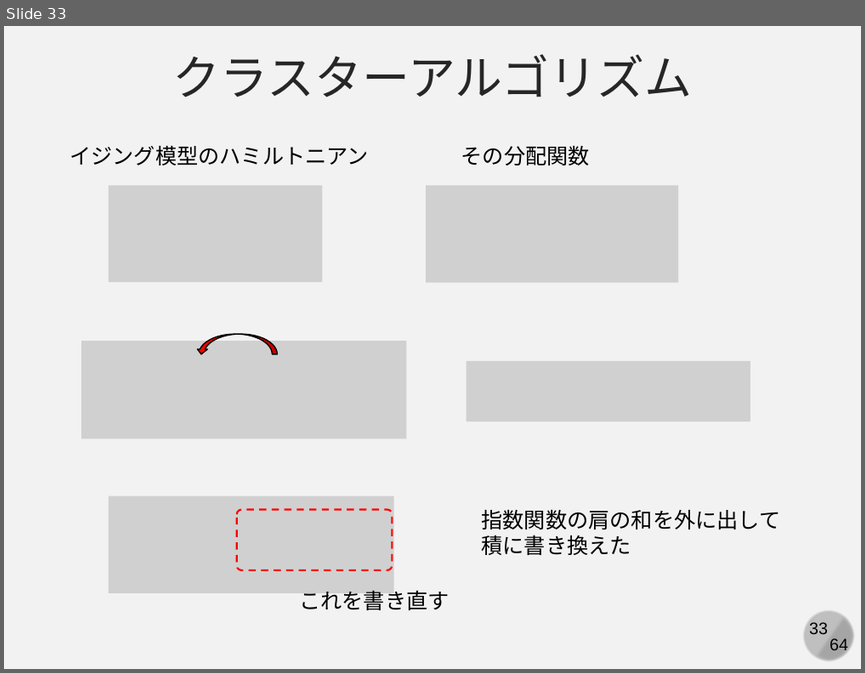
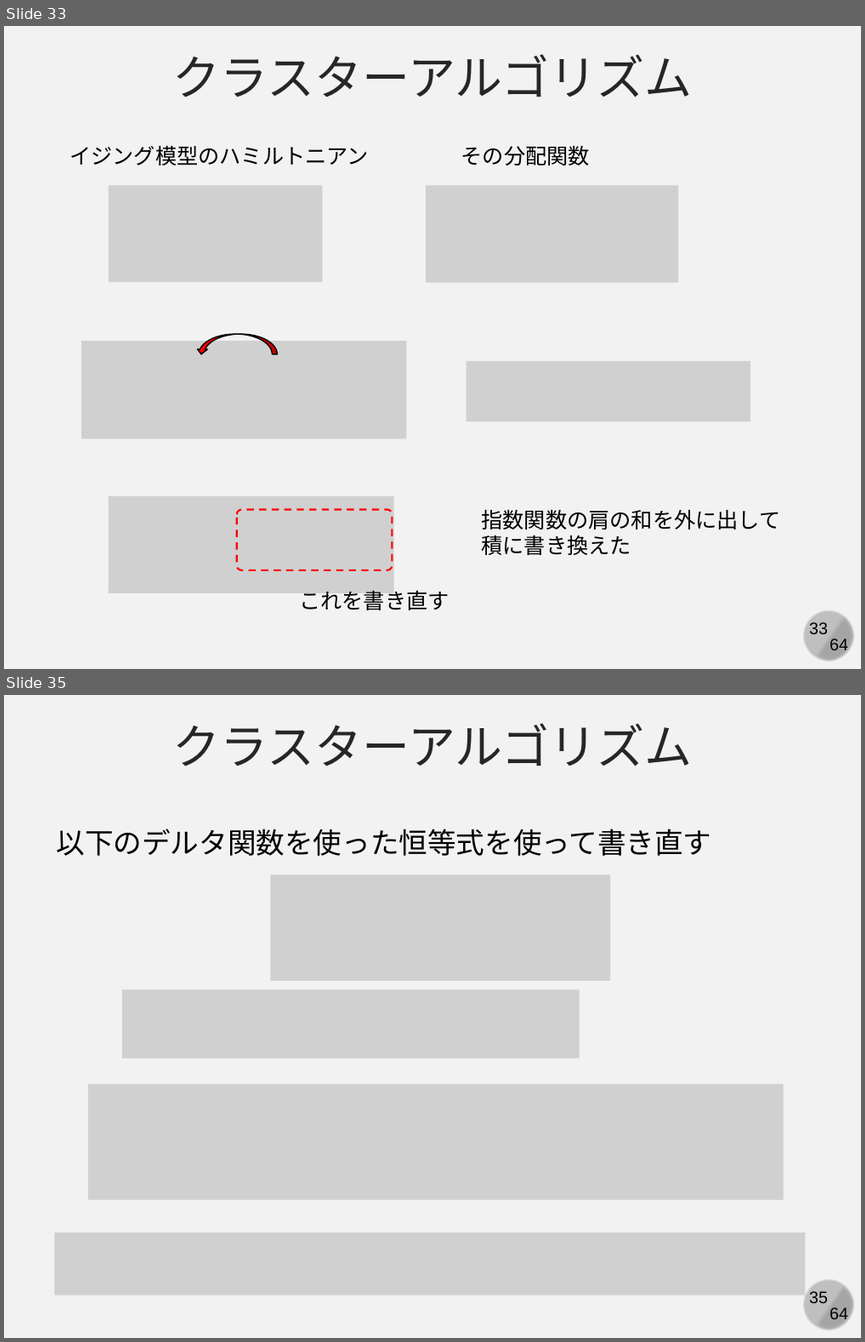
Before and after one commit to kaityo256/simulation_engineering, a slide deck: 04_mc_advanced/simulation04.pptx. Shown one above the other, each under a label of ours: slide 33 before the commit, slides 33 and 35 after it; the slides between them are not shown. The pictures are 865x673 and 865x1342 pixels, drawn with LibreOffice and Linux fonts; fonts in the diff are those of the drawing; grey boxes stand for pictures. Boxes give left, top, right and bottom in pixels: in the first picture for what was removed or moved away, otherwise in the second. Text is boxed around its words. In the diff, an @@ line names an element or a change of style, - is before the commit and + after.

```diff
--- a/04_mc_advanced/simulation04.pptx
+++ b/04_mc_advanced/simulation04.pptx
@@ slide 35 added at bbox=[4, 695, 861, 1338], background #F2F2F2; not listed: 4 template elements that a slide beside it also shows @@
@@ text added at bbox=[173, 723, 692, 766], 40 pt, text #262626 @@
+クラスターアルゴリズム
@@ text added at bbox=[56, 828, 711, 856], 24 pt, text #000000 @@
+以下のデルタ関数を使った恒等式を使って書き直す
@@ picture added at bbox=[270, 875, 610, 981] @@
@@ picture added at bbox=[122, 990, 579, 1058] @@
@@ picture added at bbox=[88, 1084, 783, 1200] @@
@@ picture added at bbox=[54, 1232, 805, 1295] @@
```
Also in this commit, not shown: 1 slide changed, 5 other slides added.
